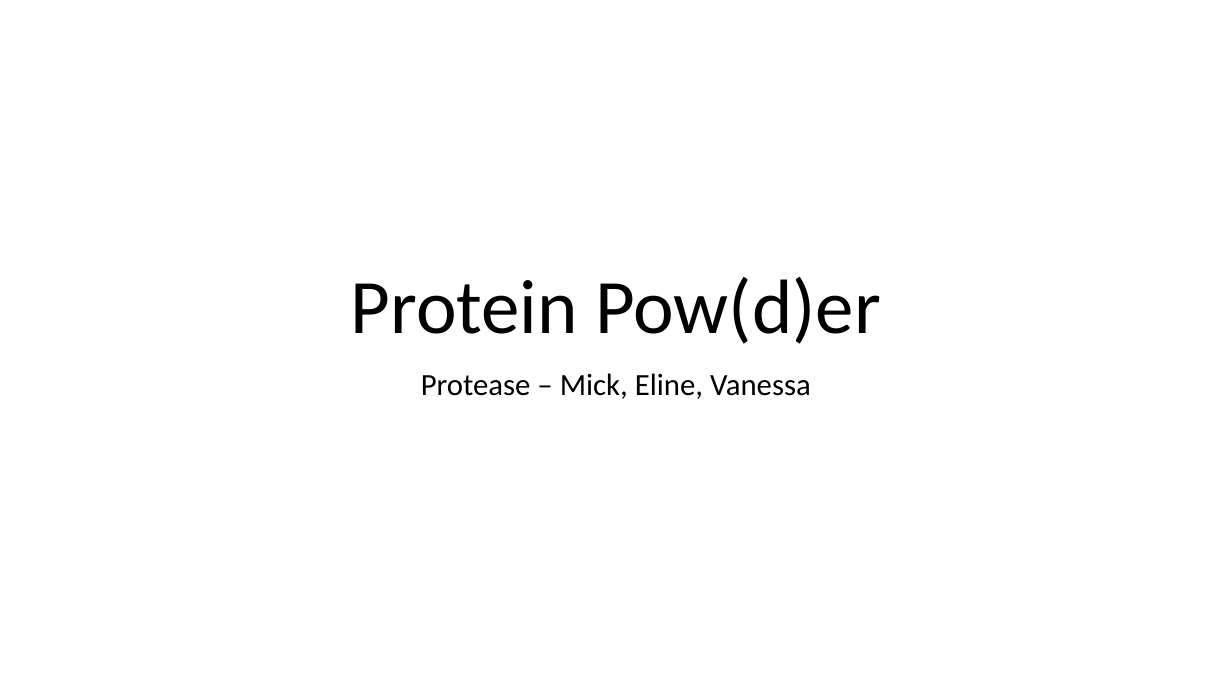
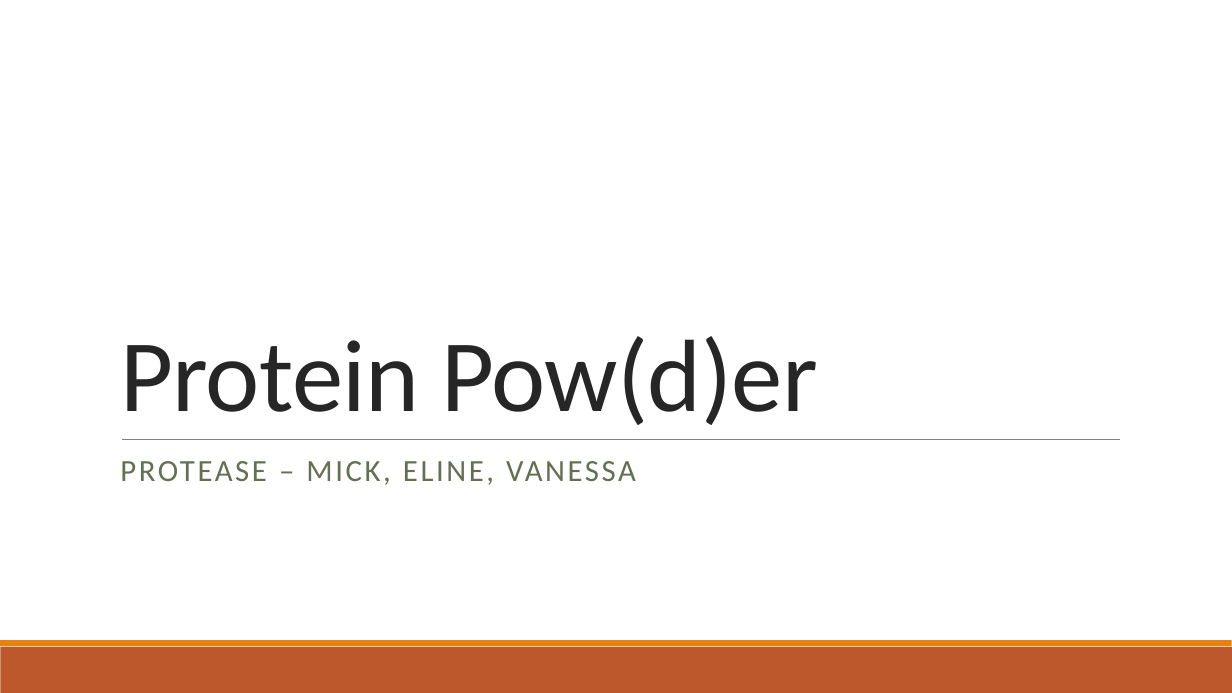
Before and after one commit to LunarLite/Proteasen, a slide deck: slide 1 of Presentations/Proteasen - week 1.pptx. Drawn at 1232x693 pixels with LibreOffice and Linux fonts; fonts in the diff are those of the drawing. Boxes give left, top, right and bottom in pixels: in the first picture for what was removed or moved away, otherwise in the second. Text is boxed around its words. In the diff, an @@ line names an element or a change of style, - is before the commit and + after.

```diff
--- a/Presentations/Proteasen - week 1.pptx
+++ b/Presentations/Proteasen - week 1.pptx
@@ title "Protein Pow(d)er": place and size @@
-title "Protein Pow(d)er" at <box>351,277,881,344</box>
+title "Protein Pow(d)er" at <box>120,336,818,425</box>
@@ title "Protein Pow(d)er" at <box>120,336,818,425</box>: size 60 to 80 pt, text colour #000000 to #262626, letter spacing 0 to -0.5 pt; alignment centre to left; line spacing 0.9 to 0.85 @@
@@ line added from (122, 439) to (1120, 439), #808080 0.5 pt @@
@@ subtitle at <box>120,461,636,485</box>: text changed; text colour #000000 to #637052 @@
-Protease – Mick, Eline, Vanessa
+PROTEASE – MICK, ELINE, VANESSA
@@ rectangle added at <box>0,647,1232,693</box>, fill #BD582C @@
@@ rectangle added at <box>0,640,1232,647</box>, fill #E48312 @@
```
Also in this commit, not shown: 9 other slides changed, 2 other files.
